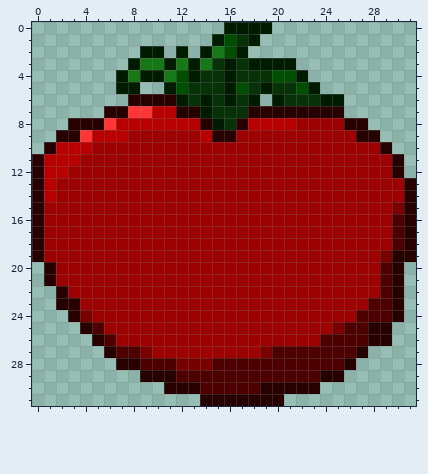
A pixel-art file gets an edit: art/Tomato.ase. The picture above was drawn from the file before the commit.
32x32 pixels, 1 frame.
New version:
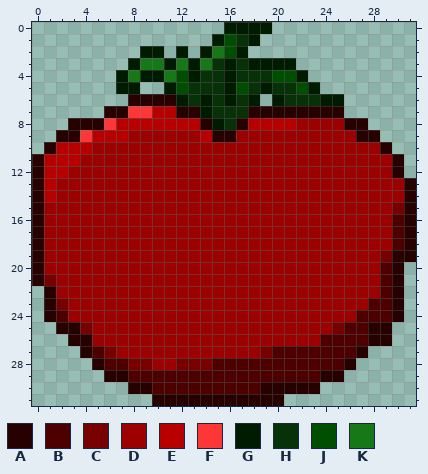
Palette (. is transparent): A #270000  B #4e0000  C #780000  D #9c0000  E #b80000  F #ff3636  G #001c00  H #073207  J #004e00  K #177817
Diff:
Layer "Layer 1":
y 20: x 0..1 .A -> AD
y 21: x 0..1 .A -> AC
y 22: x 1..2 .A -> AD
y 23: x 1..3 .AA -> ACD
y 24: x 1..4 ..AC -> ABDD
y 25: x 2..5 ..AB -> AACD
y 26: x 3..6 ..AB -> AADD
y 27: x 4..9 ..ABBC -> ABCDDD
y 28: x 5..11 ..AABBB -> ABBCCDD
y 29: x 6..11 ...AAA -> AABBBB
y 30: x 8..13 ...AAA -> AABBBB
y 31: x 10..13 .... -> AAAA
